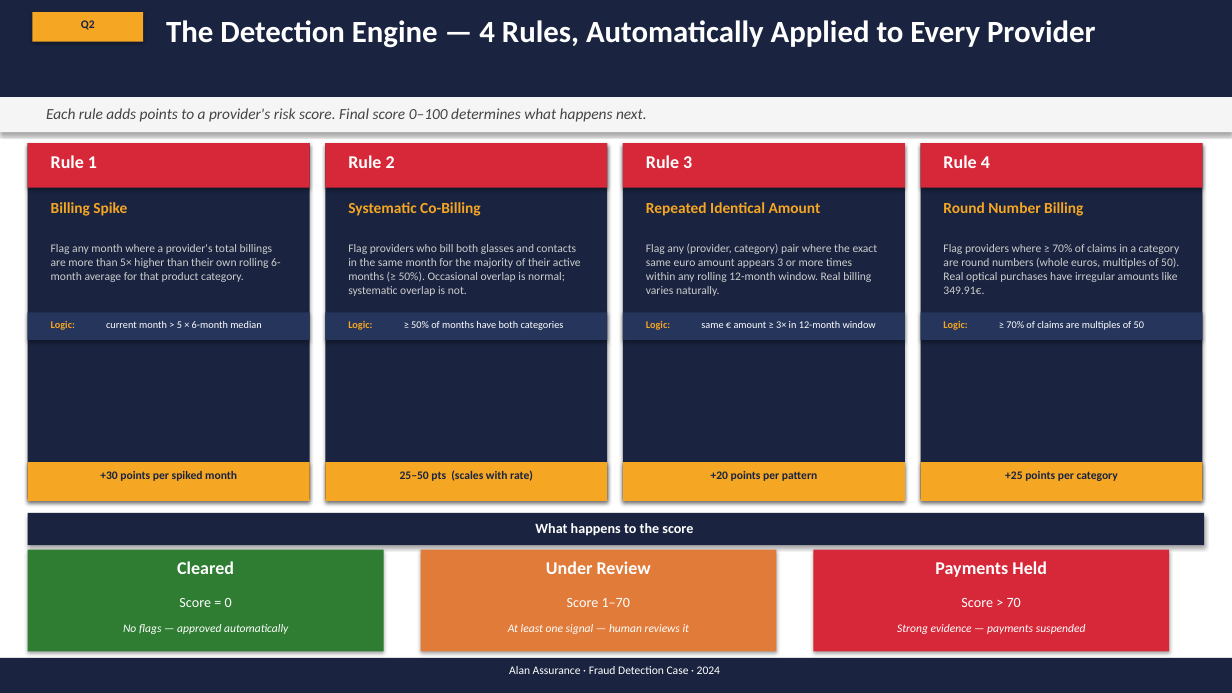
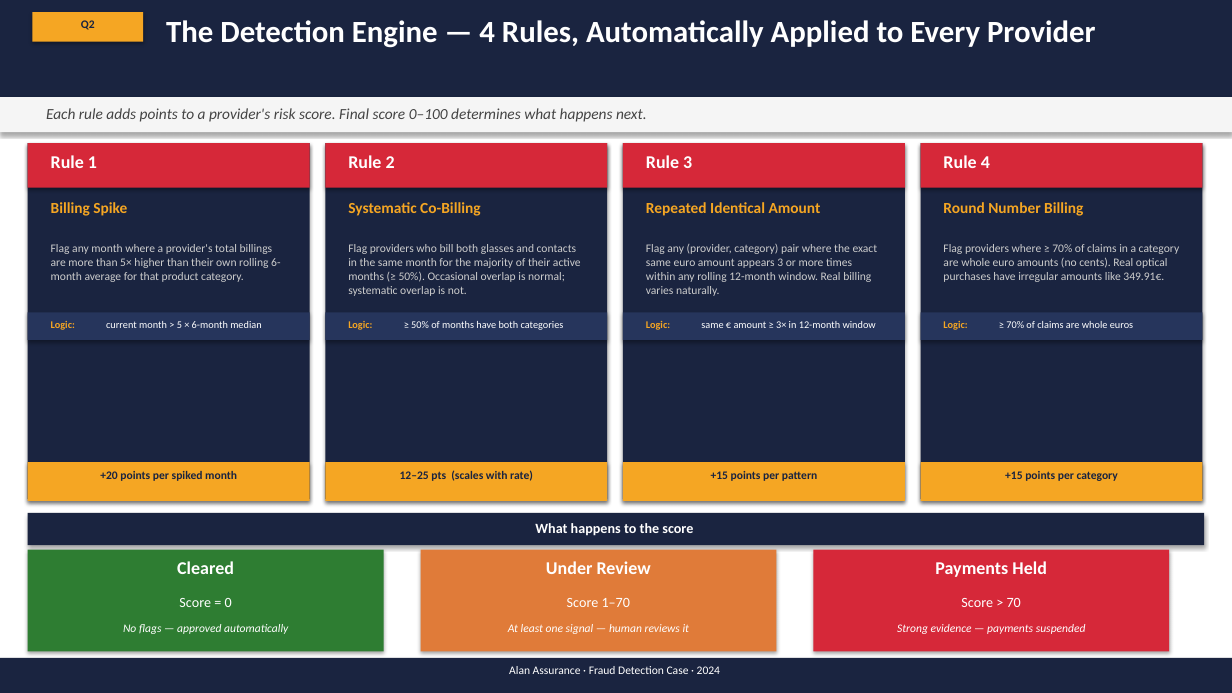
Before and after one commit to MaxwellM34/InsuranceFraudDetection, a slide deck: slide 10 of fraud_ops_presentation_updated.pptx. Drawn at 1232x693 pixels with LibreOffice and Linux fonts; fonts in the diff are those of the drawing. Boxes give left, top, right and bottom in pixels: in the first picture for what was removed or moved away, otherwise in the second. Text is boxed around its words. In the diff, an @@ line names an element or a change of style, - is before the commit and + after.

```diff
--- a/fraud_ops_presentation_updated.pptx
+++ b/fraud_ops_presentation_updated.pptx
@@ text at (x1=943, y1=244, x2=1179, y2=282): text changed @@
-Flag providers where ≥ 70% of claims in a category are round numbers (whole euros, multiples of 50). Real optical purchases have irregular amounts like 349.91€.
+Flag providers where ≥ 70% of claims in a category are whole euro amounts (no cents). Real optical purchases have irregular amounts like 349.91€.
@@ text at (x1=1006, y1=321, x2=1133, y2=328): text changed @@
-≥ 70% of claims are multiples of 50
+≥ 70% of claims are whole euros
@@ text at (x1=400, y1=470, x2=533, y2=481): text changed @@
-25–50 pts (scales with rate)
+12–25 pts (scales with rate)
@@ text at (x1=711, y1=471, x2=817, y2=481): text changed @@
-+20 points per pattern
++15 points per pattern
```
Also in this commit, not shown: 6 other slides changed, 1 other file.
